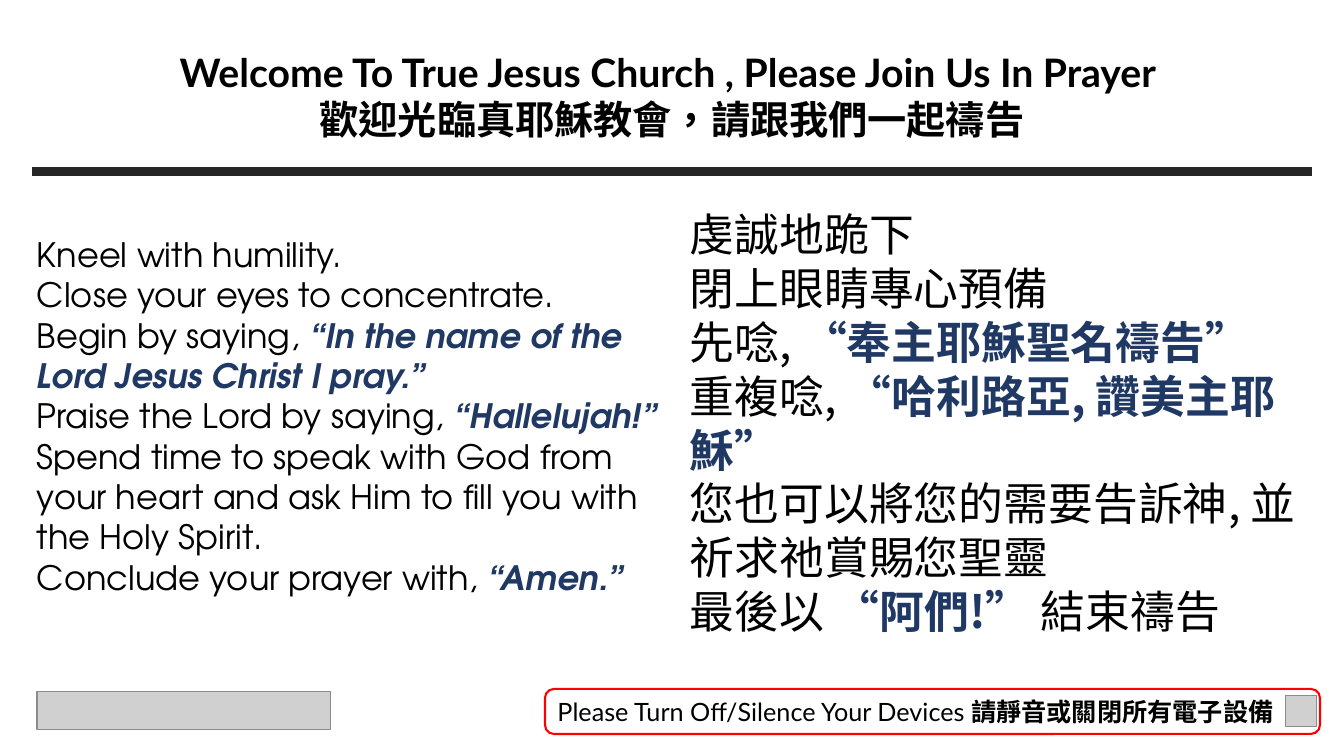
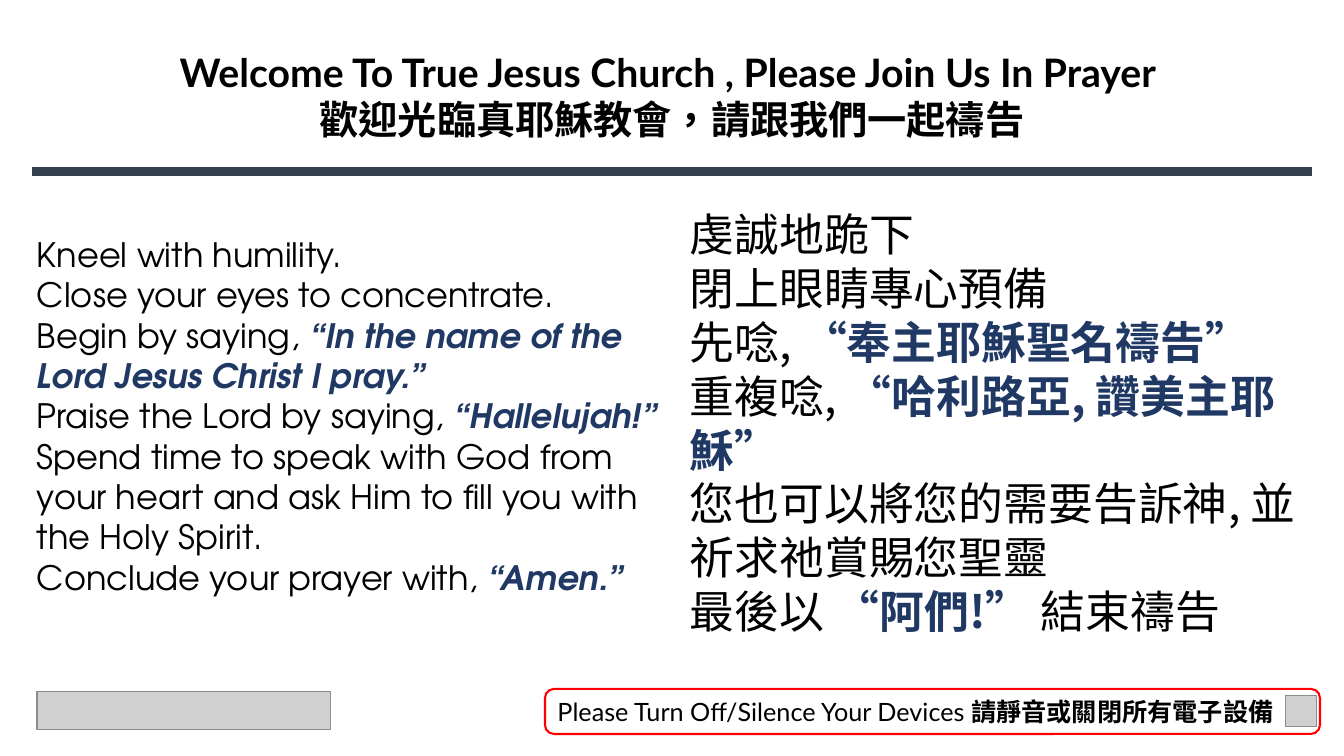
Before and after one commit to calebchanwy/tjc-powerpoint, a slide deck: slide 9 of TJCPowerPoint/Resources/ServiceWidescreen.pptx. Drawn at 1344x756 pixels with LibreOffice and Linux fonts; fonts in the diff are those of the drawing; grey boxes stand for pictures; background and template pictures are left out. Boxes give left, top, right and bottom in pixels: in the first picture for what was removed or moved away, otherwise in the second. Text is boxed around its words. In the diff, an @@ line names an element or a change of style, - is before the commit and + after.

```diff
--- a/TJCPowerPoint/Resources/ServiceWidescreen.pptx
+++ b/TJCPowerPoint/Resources/ServiceWidescreen.pptx
@@ line (32, 171) - (1312, 171): stroke #262626 6 pt to #333F50 6 pt @@
```
Also in this commit, not shown: 1 other slide changed, 11 other files.
